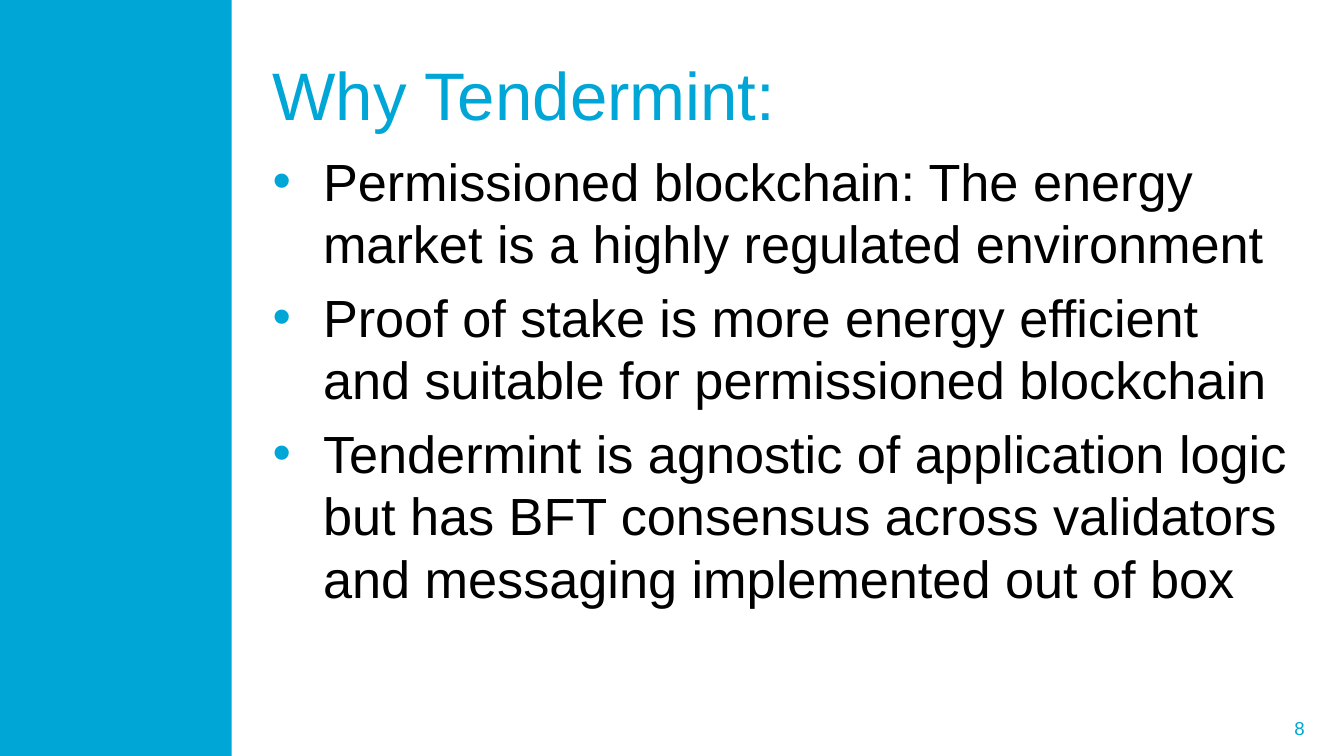
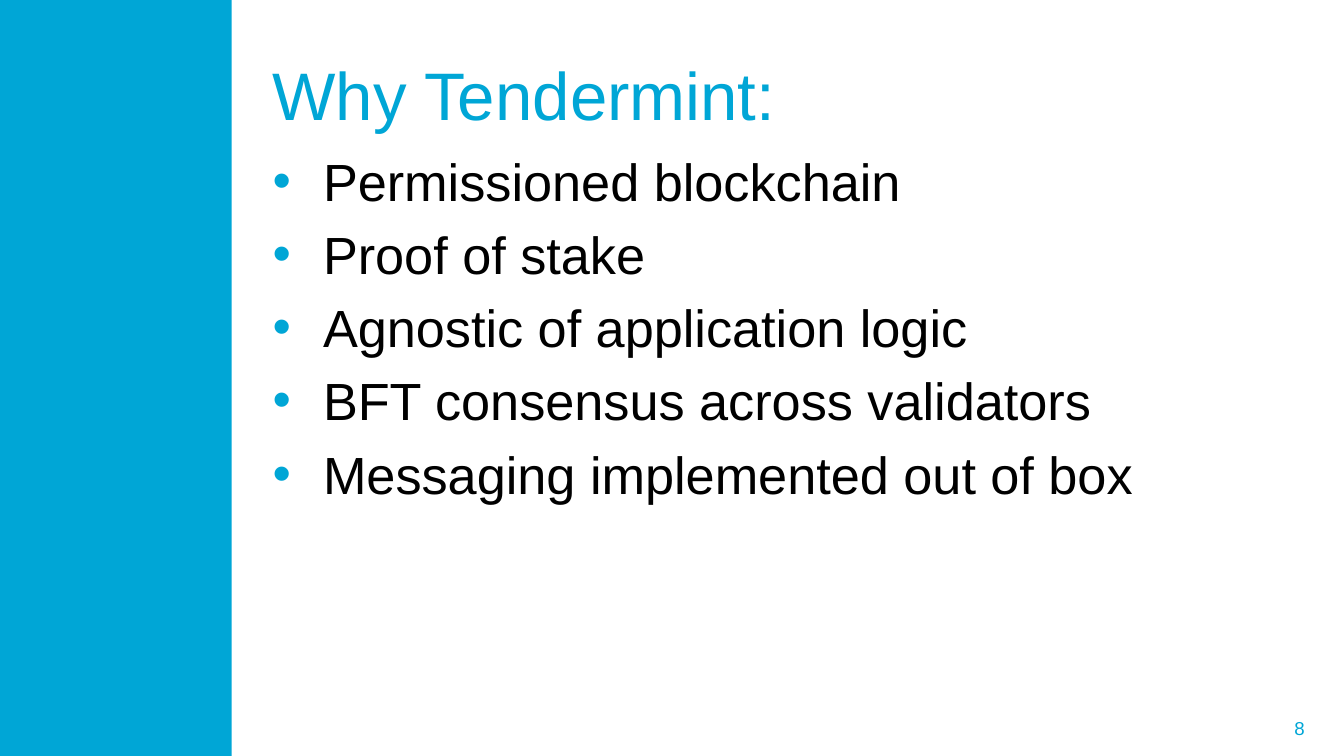
Before and after one commit to blockchain-lab/eXchains, a slide deck: slide 8 of Documentation/eXchains.pptx. Drawn at 1344x756 pixels with LibreOffice and Linux fonts; fonts in the diff are those of the drawing; background and template pictures are left out. Boxes give left, top, right and bottom in pixels: in the first picture for what was removed or moved away, otherwise in the second. Text is boxed around its words. In the diff, an @@ line names an element or a change of style, - is before the commit and + after.

Commit message:
made points more concise

```diff
--- a/Documentation/eXchains.pptx
+++ b/Documentation/eXchains.pptx
@@ text at bbox=[323, 163, 1132, 504]: text changed @@
-• Permissioned blockchain: The energy market is a highly regulated environment
-• Proof of stake is more energy efficient and suitable for permissioned blockchain
-• Tendermint is agnostic of application logic but has BFT consensus across validators and messaging implemented out of box
+• Permissioned blockchain
+• Proof of stake
+• Agnostic of application logic
+• BFT consensus across validators
+• Messaging implemented out of box
```
